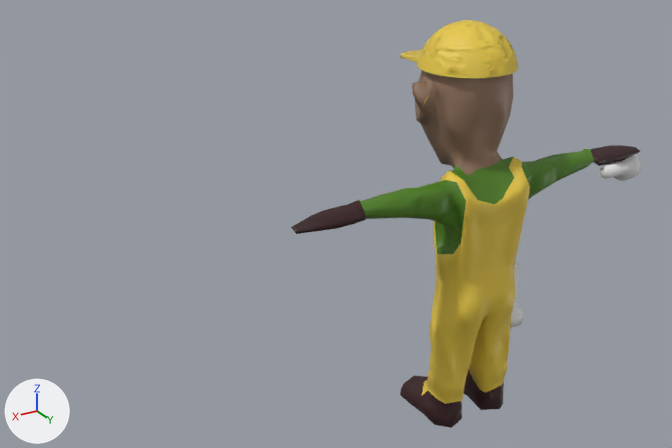
One commit to the FBX model Assets/Robgrave/Meshes/characters/robgrave_01.fbx: the scene before it, then after it.
Camera for both pictures: a 50 mm camera at (4.64, 5.46, 3.78) aimed at (1.11, -0.43, 0.83). Arrows for +X, +Y and +Z are at lower left; the lights stay in place. Where no turn or scale is listed for an object, it has been applied to the vertices.

In view in the first picture: 'Cap', 'flashlight_inhand', 'robgrave_sculp_lp'.
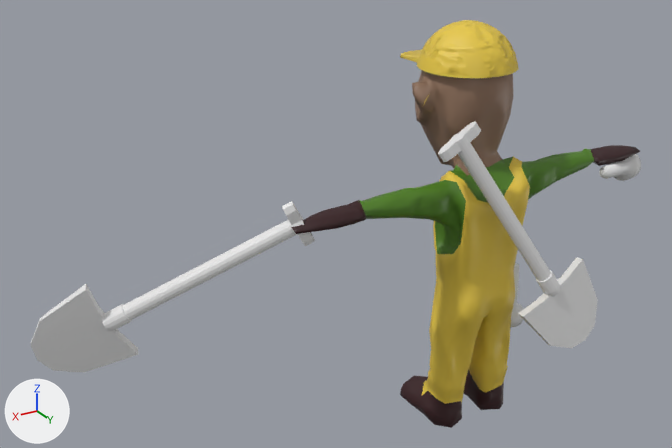
The newer file is also turned or shifted as a whole; pictures and numbers use the older file's frame.

Changed parts and their boxes [x1, y1, x2, y2] in the pictures (672 x 448 px):
'ShovelInHand', added
    after: [31, 201, 315, 373]
'ShovelAtBack', added
    after: [438, 121, 598, 348]

The edits, one by one:
Mesh me_cylinder_002 is new.
It has 152 vertices, 136 faces and spans x -0.87..0.57, y -0.22..0.3, z -1.24..0.77.
Mesh me_cylinder_003 is new.
It has 152 vertices, 136 faces and spans x -0.75..1.22, y -0.52..0.34, z -0.8..0.53.
Object 'ShovelAtBack' (ob_shovelatback) is new; it shows me_cylinder_002.
Its location is (0.0, 0.329, 0.94).
Object 'ShovelInHand' (ob_shovelinhand) is new; it shows me_cylinder_003.
Its location is (2.294, -0.286, 0.772).
